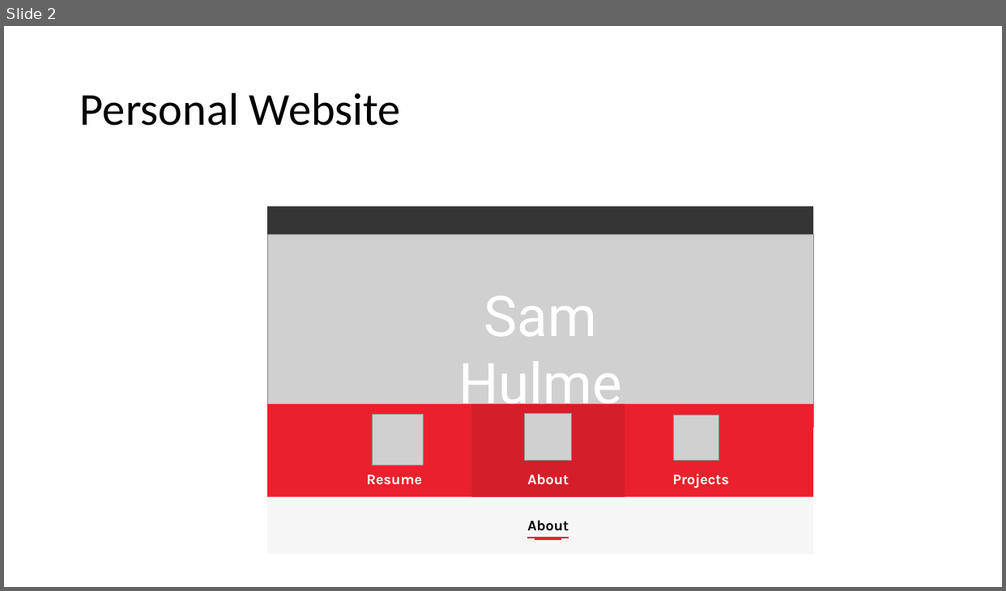
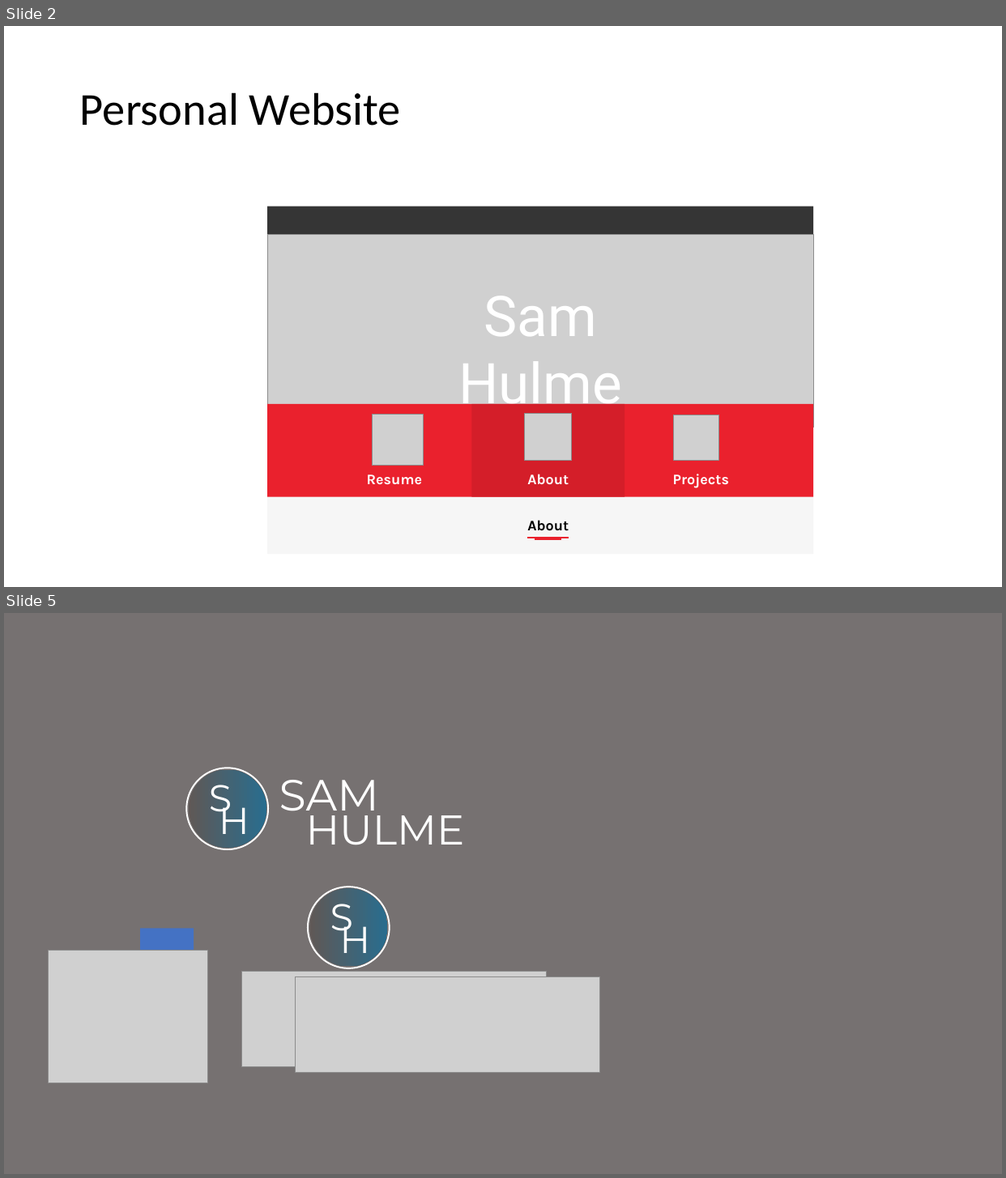
Before and after one commit to shulme33/PersonalWebsite, a slide deck: src-old/images/Graphics.pptx. Shown one above the other, each under a label of ours: slide 2 before the commit, slides 2 and 5 after it; the slides between them are not shown. The pictures are 1006x591 and 1006x1178 pixels, drawn with LibreOffice and Linux fonts; fonts in the diff are those of the drawing; grey boxes stand for pictures. Boxes give left, top, right and bottom in pixels: in the first picture for what was removed or moved away, otherwise in the second. Text is boxed around its words. In the diff, an @@ line names an element or a change of style, - is before the commit and + after.

```diff
--- a/src-old/images/Graphics.pptx
+++ b/src-old/images/Graphics.pptx
@@ slide 5 added at [4,613,1002,1174], background #767171 @@
@@ group added at [187,768,465,850]: 4 texts, 2 ellipses @@
+SAM
+HULME
+S
+H
@@ group added at [308,887,390,969]: 2 ellipses, 2 texts @@
+S
+H
@@ rectangle added at [140,928,194,969], fill #4472C4 @@
@@ picture added at [49,951,206,1084] @@
@@ picture added at [242,972,547,1067] @@
@@ picture added at [296,977,600,1072] @@
```
Also in this commit, not shown: 2 slides changed, 1 other slide added, 17 other files.
